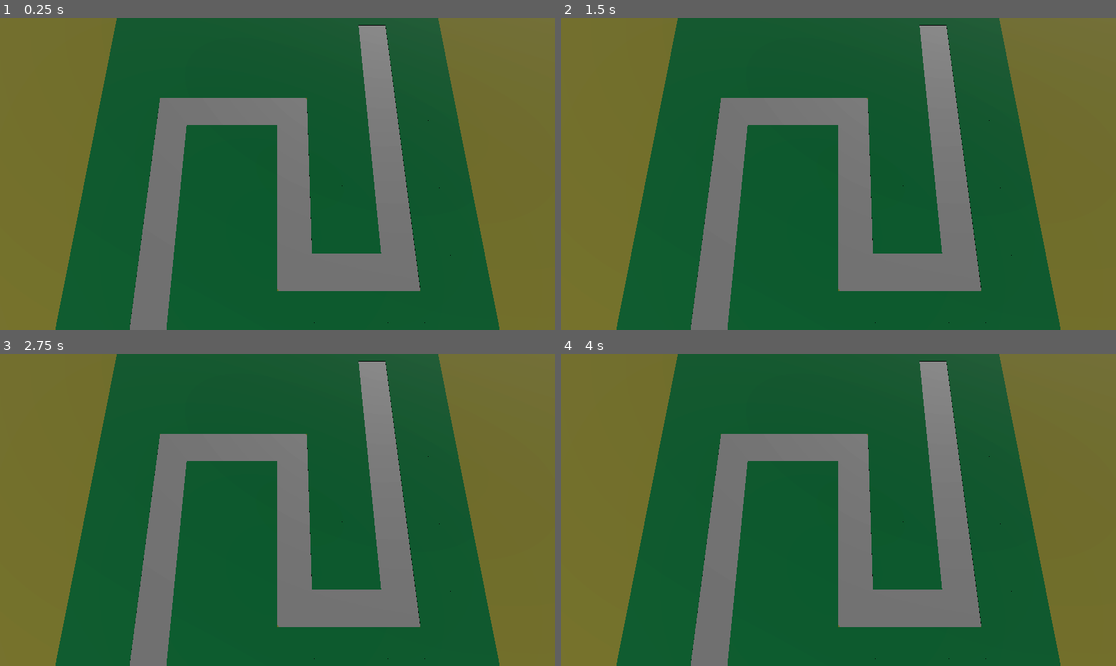
Above: before the commit, frames 1-4 (two rows, left to right).
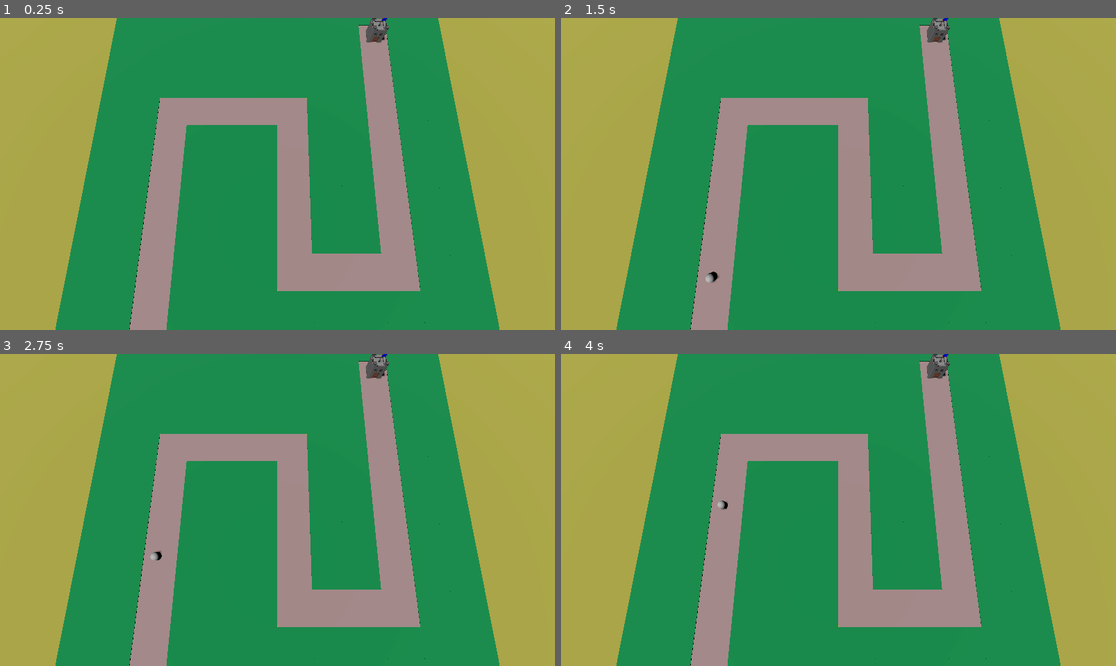
Above: after the commit, the same moments.

Repository: SpookyUboa/barbarian-blaster
Game: Godot game, scene res://Scenes/BaseScene.tscn
Same seed, same stepped clock (60 frames per second), same inputs: the game is played once before the commit and once after it. Before the commit the project has no main scene; this scene is started directly in both runs.
Inputs:
- Up to frame 1 (0.25 s): no input
- Up to frame 2 (1.5 s): no input
- Up to frame 3 (2.75 s): no input
- Up to frame 4 (4 s): tap Enter at 3.5 s

The runs differ from the first frame. In frame 1, 100% of the frame differs, in the area x 0-100%, y 0-100%; in frame 2, 100%; in frame 3, 100%; in frame 4, 100%.

Commit message:
Base model

Diff:
--- a/Scenes/BaseScene.tscn
+++ b/Scenes/BaseScene.tscn
@@ -1,6 +1,8 @@
-[gd_scene load_steps=7 format=3 uid="uid://duxvxleftnvka"]
+[gd_scene load_steps=10 format=3 uid="uid://duxvxleftnvka"]
 
 [ext_resource type="MeshLibrary" uid="uid://b3kydxantc0xq" path="res://MeshLibraries/SpaceLibrary.tres" id="1_143bo"]
+[ext_resource type="PackedScene" uid="uid://d1nwcfvaf5u0a" path="res://Scenes/enemy.tscn" id="2_j5mrh"]
+[ext_resource type="PackedScene" uid="uid://cjywr1eto2rrs" path="res://Models/base.glb" id="3_6c4m0"]
 
 [sub_resource type="ProceduralSkyMaterial" id="ProceduralSkyMaterial_hqlj4"]
 sky_horizon_color = Color(0.64625, 0.65575, 0.67075, 1)
@@ -27,13 +29,16 @@
 }
 point_count = 6
 
+[sub_resource type="StandardMaterial3D" id="StandardMaterial3D_u6obx"]
+albedo_color = Color(0.517647, 0.423529, 0.423529, 1)
+
 [node name="Node3D" type="Node3D"]
 
 [node name="WorldEnvironment" type="WorldEnvironment" parent="."]
 environment = SubResource("Environment_oio8v")
 
 [node name="DirectionalLight3D" type="DirectionalLight3D" parent="."]
-transform = Transform3D(-0.901833, -0.145654, 0.406796, 0, 0.941471, 0.337095, -0.432086, 0.304003, -0.849049, 0, 0, 0)
+transform = Transform3D(0.153356, 0.933087, -0.325316, -0.247752, 0.355001, 0.901439, 0.956609, -0.057643, 0.285616, 0, 0, 0)
 shadow_enabled = true
 
 [node name="CSGBox3D" type="CSGBox3D" parent="."]
@@ -56,7 +61,7 @@
 [node name="Path3D" type="Path3D" parent="."]
 curve = SubResource("Curve3D_1lqd8")
 
-[node name="CSGPolygon3D" type="CSGPolygon3D" parent="Path3D"]
+[node name="PathRight" type="CSGPolygon3D" parent="Path3D"]
 polygon = PackedVector2Array(0, 0, 0, 0.01, 3, 0.01, 1, 0)
 mode = 2
 path_node = NodePath("..")
@@ -68,8 +73,9 @@
 path_continuous_u = true
 path_u_distance = 1.0
 path_joined = false
+material = SubResource("StandardMaterial3D_u6obx")
 
-[node name="CSGPolygon3D2" type="CSGPolygon3D" parent="Path3D"]
+[node name="PathLeft" type="CSGPolygon3D" parent="Path3D"]
 polygon = PackedVector2Array(0, 0, 0, 0.01, -3, 0.01, -3, 0)
 mode = 2
 path_node = NodePath("..")
@@ -81,3 +87,11 @@
 path_continuous_u = true
 path_u_distance = 1.0
 path_joined = false
+material = SubResource("StandardMaterial3D_u6obx")
+
+[node name="Enemy" parent="Path3D" instance=ExtResource("2_j5mrh")]
+transform = Transform3D(0.999995, 0, 0, 0, 1, 0, 0, 0, 0.999995, -14, 0, 26)
+speed = 5
+
+[node name="base" parent="." instance=ExtResource("3_6c4m0")]
+transform = Transform3D(-4.37114e-08, 0, -1, 0, 1, 0, 1, 0, -4.37114e-08, 14, 0, -14)
--- /dev/null
+++ b/Scenes/enemy.gd
@@ -0,0 +1,7 @@
+extends PathFollow3D
+
+@export var speed = 1
+
+# Called every frame. 'delta' is the elapsed time since the previous frame.
+func _process(delta: float) -> void:
+	progress += delta * speed
--- /dev/null
+++ b/Scenes/enemy.tscn
@@ -0,0 +1,12 @@
+[gd_scene load_steps=3 format=3 uid="uid://d1nwcfvaf5u0a"]
+
+[ext_resource type="Script" path="res://Scenes/enemy.gd" id="1_p4k56"]
+
+[sub_resource type="CapsuleMesh" id="CapsuleMesh_latao"]
+
+[node name="Enemy" type="PathFollow3D"]
+transform = Transform3D(0.999995, 0, 0, 0, 1, 0, 0, 0, 0.999995, 0, 0, 0)
+script = ExtResource("1_p4k56")
+
+[node name="Model" type="MeshInstance3D" parent="."]
+mesh = SubResource("CapsuleMesh_latao")
--- a/project.godot
+++ b/project.godot
@@ -11,5 +11,6 @@
 [application]
 
 config/name="Barbarian Blaster"
+run/main_scene="res://Scenes/BaseScene.tscn"
 config/features=PackedStringArray("4.1", "Forward Plus")
 config/icon="res://icon.svg"
Binary file added: Models/base.glb
Not shown, added: Models/base.glb.import
Not shown, added: Models/base.blend
Not shown, added: Models/base.blend1
